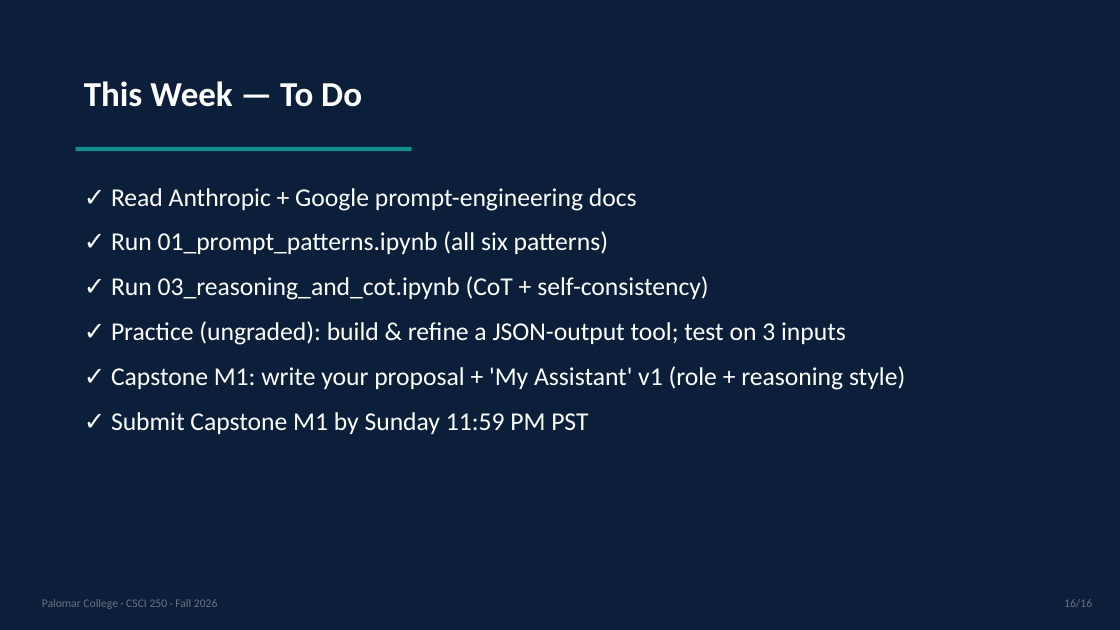
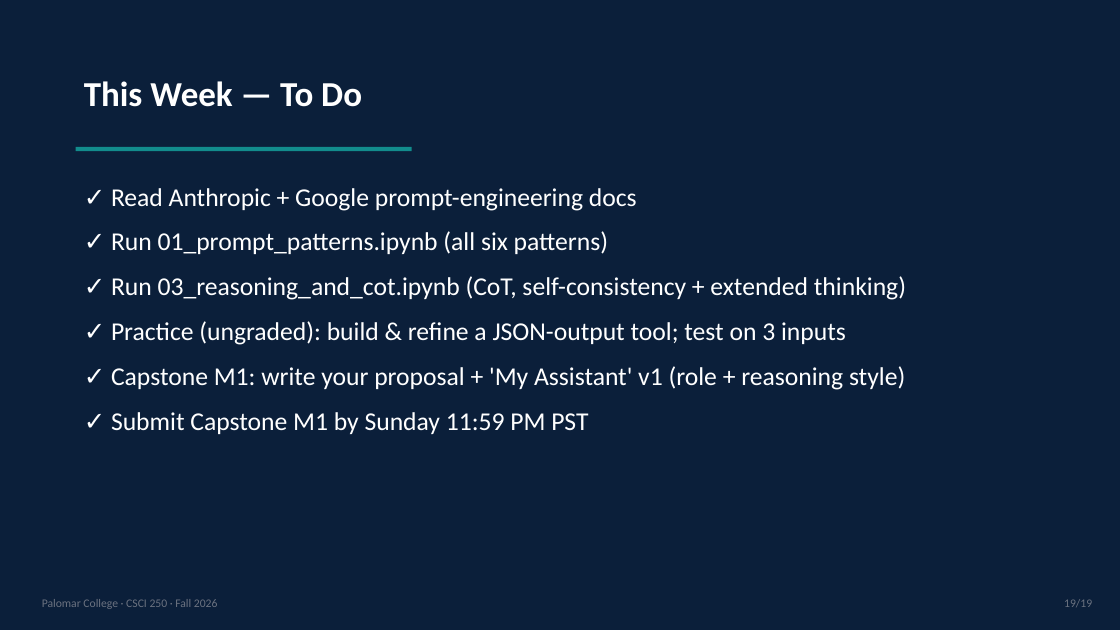
Before and after one commit to gheniabla/intro2ai, a slide deck: slide 19 of CSCI250-Fall2026/content/Week09_Prompt-Engineering/slides.pptx (slide 16 before the commit). Drawn at 1120x630 pixels with LibreOffice and Linux fonts; fonts in the diff are those of the drawing. Boxes give left, top, right and bottom in pixels: in the first picture for what was removed or moved away, otherwise in the second. Text is boxed around its words. In the diff, an @@ line names an element or a change of style, - is before the commit and + after.

Commit message:
Benchmark pass: add 2026-current content and close design gaps
After benchmarking vs comparable accessible courses and top university
offerings, add the high-value improvements reviewers identified:
- Week 9: reasoning models / test-time compute + context-engineering framing
- Week 11: modern RAG (hybrid search + reranking + Contextual Retrieval +
  agentic RAG) with a hands-on hybrid/rerank notebook
- Week 13: hands-on MCP server/client notebook, agent-memory taxonomy, MCP
  security, guardrails wired into the deployable Flask app, max_turns demo
- Week 16: post-training ladder (SFT -> DPO -> GRPO) named
- Week 17: judge-bias coverage + broadened Responsible AI section
- Week 15: provenance/watermarking (SynthID, C2PA)
- Week 5: self-check asserts, k-NN scaling demo, coefficient interpretation
- Week 8: de-risked pacing (concepts-first framing, lighter capstone start)
- Responsible AI added as an explicit course objective; model IDs normalized

```diff
--- a/CSCI250-Fall2026/content/Week09_Prompt-Engineering/slides.pptx
+++ b/CSCI250-Fall2026/content/Week09_Prompt-Engineering/slides.pptx
@@ text at (x1=111, y1=276, x2=906, y2=300): text changed @@
-✓ Run 03_reasoning_and_cot.ipynb (CoT + self-consistency)
+✓ Run 03_reasoning_and_cot.ipynb (CoT, self-consistency + extended thinking)
```
Also in this commit, not shown: 11 other slides changed, 3 slides added, 51 other files.
